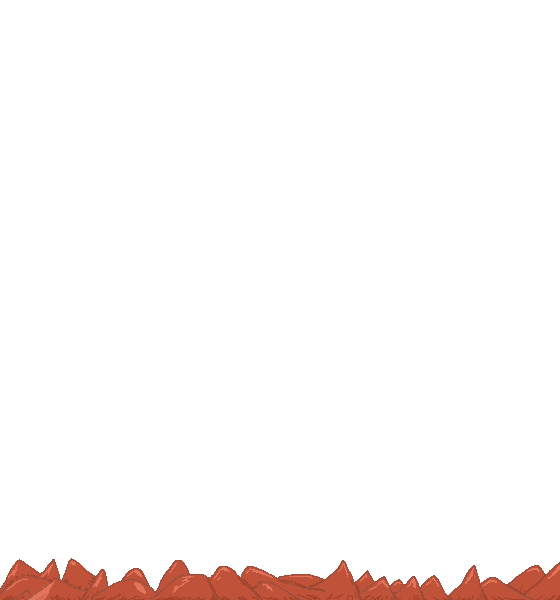
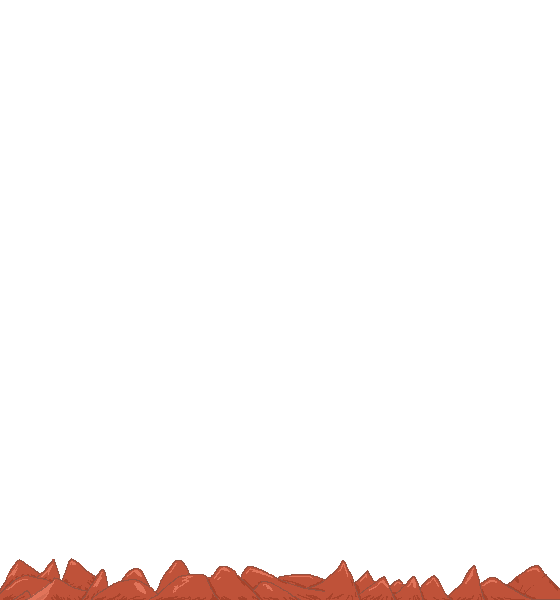
The second 560 × 600 image is a revision of the first. Changes to its layers:
painted on "Layer 2" over (259, 562, 560, 600)
